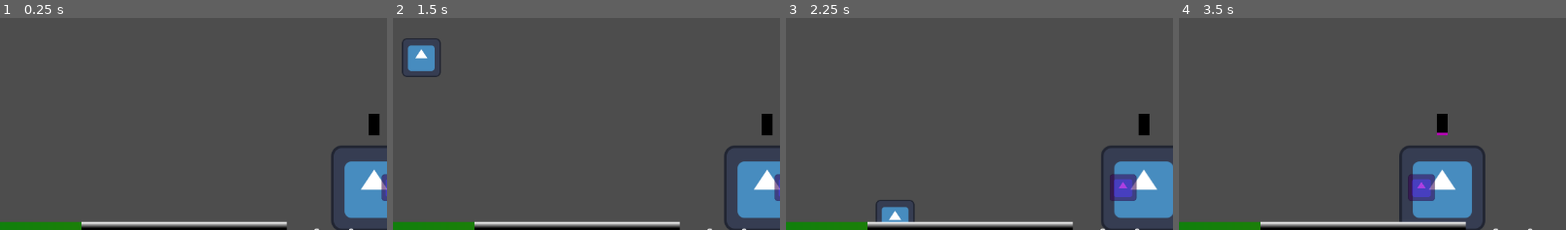
Above: before the commit, frames 1-4 (left to right).
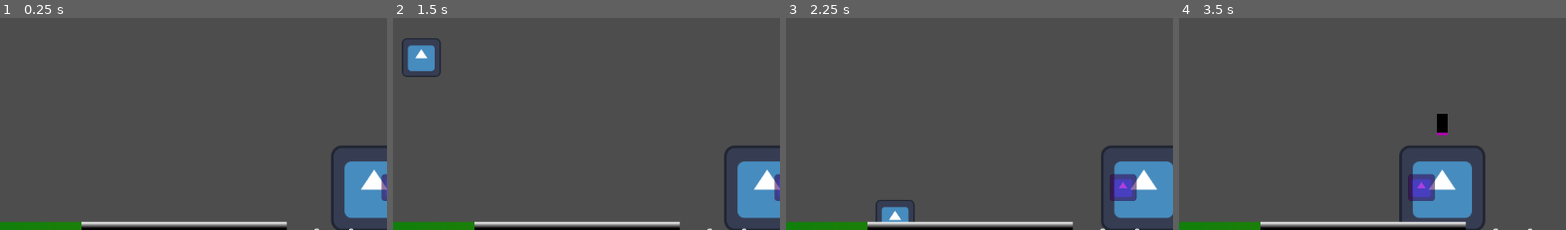
Above: after the commit, the same moments.

Repository: Jose-YP/Melon2023
Game: Godot game, scene res://Scenes/Main.tscn
Same seed, same stepped clock (60 frames per second), same inputs: the game is played once before the commit and once after it. The engine's default icon, where the game draws it, is replaced by a stand-in: a white triangle on a blue panel in a dark square.
Inputs (mouse positions are % of the whole screen's width and height, from its top left):
- Up to frame 1 (0.25 s): no input
- Up to frame 2 (1.5 s): tap Enter at 0.5 s; move the mouse to (72, 44) at 0.52 s; press the mouse at (72, 44) at 0.53 s; hold D (Right) 0.53-1.28 s; move the mouse to (30, 54) at 1.27 s; release the mouse at (30, 54) at 1.28 s; hold S (Down) from 1.28 s (still down); click (30, 54) at 1.35 s
- Up to frame 3 (2.25 s): move the mouse to (60, 26) at 2.02 s; release S (Down) at 2.03 s; press the mouse at (60, 26) at 2.03 s; hold D (Right) from 2.03 s (still down)
- Up to frame 4 (3.5 s): move the mouse to (45, 69) at 2.77 s; release D (Right) at 2.78 s; release the mouse at (45, 69) at 2.78 s; hold W (Up) from 2.78 s (still down); click (45, 69) at 2.85 s
The pictures show only the part of the screen within x 37-87%, y 40-90%; the shares and areas given below are measured in that part.

The runs differ from the first frame. In frame 1, 0.3% of the frame differs, in the area x 95-98%, y 45-56%; in frame 2, 0.3%; in frame 3, 0.3%, in the area x 90-94%, y 45-56%; in frame 4, nothing differs.

Commit message:
lovers respond to arrows, and score is showing up after they despawn

Diff:
--- a/Code/Main.gd
+++ b/Code/Main.gd
@@ -16,6 +16,7 @@
 var loverArray: Array = []
 var currentCharacters: int = 2
 var currentLovers: int = 1
+var startedSpawning: bool = false
 
 #----------------------------------------------
 #INITALIZATION
@@ -27,6 +28,7 @@
 		else:
 			nonLoverArray.append(character)
 		characterArray.append(character)
+		character.connect("left",on_despawn)
 
 	for lover in get_tree().get_nodes_in_group("Lover"): #Will only have lovers
 		lover.connect("convinced",_on_lover_convinced)
@@ -53,32 +55,34 @@
 func spawnLover():
 	pass
 
-func loverConfidence(body):
-	var distance = body.crush.global_position.x - body.global_position.x
+func loverConfidence(body,crush):
+	var distance = crush.global_position.x - body.global_position.x
+
 	if not body.moving and abs(distance) > 150:
 		body.assignedMove = body.move.LOVER
-		body.crush.assignedMove = body.move.LOVER
-		if body.crush.moving:
-			body.crush.currentTween.kill()
-			body.crush.moving = false
+		crush.assignedMove = body.move.LOVER
+		if crush.moving:
+			crush.currentTween.kill()
+			crush.moving = false
 
-
-		print(distance)
-		if distance * body.facing <= 0:
+		if distance * body.facing <= 0: #If they're facing away from distance
 			print("Facing different directions", distance, body.scale.x)
 			body.scale.x *= -1
 			body.movement(distance)
-		else:
+		else:#If they're facing towards from distance
 			print("Facing same directions", distance, body.scale.x)
 			body.movement(-1 * distance)
 
 		body.inLove = true
-		body.crush.inLove = true
+		crush.inLove = true
 
 	elif abs(distance) <= 150:
 		if body.moving:
 			body.currentTween.kill()
 			body.moving = false
+
+		body.assignedMove = body.move.LEAVE
+		crush.assignedMove = body.move.LEAVE
 
 
 func riseLimits(character,lover = false):
@@ -117,7 +121,7 @@
 
 func spottedCalc():
 	var playerMod = player.getPlayerModifiers()
-	var timerMod = (UI.totalTime - 5)/100
+	var timerMod = (UI.totalTime - 10)/100
 	return playerMod + timerMod
 
 #----------------------------------------------
@@ -131,7 +135,6 @@
 	#Add back it's position, and rotation
 	arrow.global_position = player.bow.global_position
 	arrow.look_at(aim)
-	arrow.connect("struckLover",on_lover_hit)
 
 	#Get arrow velocity and shoot
 	var arrowRotation = arrow.rotation
@@ -148,13 +151,9 @@
 		player.position = target.whisperArea.global_position
 		target.gettingWhispered = true
 
-func _on_lover_convinced():
+func _on_lover_convinced(body,crush):
 	player.whispering = false
-	loverConfidence(player.meleeFocus)
-
-func on_lover_hit(body):
-	print("Hit ", body)
-	loverConfidence(body)
+	loverConfidence(body,crush)
 
 func _on_hover_area_area_entered(_area):
 	player.currentLocation = player.location.HOVER
@@ -162,5 +161,14 @@
 func _on_high_area_area_entered(_area):
 	player.currentLocation= player.location.HIGH
 
+func _on_canvas_layer_start_spawning():
+	startedSpawning = true
+
+func on_despawn(status):
+	if status:
+		riseScore.emit()
+	else:
+		pass
+
 func on_spawnTimer_timeout():
 	pass
--- a/Code/UI.gd
+++ b/Code/UI.gd
@@ -5,17 +5,23 @@
 @onready var scoreText: RichTextLabel = $ScoreText
 @onready var suspectBar: TextureProgressBar = $SuspicionBar
 
+signal startSpawning
+
 var totalTime: int = 0
 var totalScore: int = 0
 
-# Called when the node enters the scene tree for the first time.
+#----------------------------------------------
+#INITALIZATION
+#----------------------------------------------
 func _ready():
 	time.set_paused(false)
 
-# Called every frame. 'delta' is the elapsed time since the previous frame.
 func _process(_delta):
 	pass
 
+#----------------------------------------------
+#UPDATE FUNCTIONS
+#----------------------------------------------
 func tweenSuspectBar():
 	pass
 
@@ -24,13 +30,21 @@
 	scoreText.clear()
 	scoreText.append_text(str("Score: ", totalScore))
 
+#----------------------------------------------
+#SIGNALS
+#----------------------------------------------
 func _on_timer_timeout():
 	totalTime += 1
 	var timeText = str("[color=green]",totalTime,"[/color]")
 	timerText.clear()
 
-	if totalTime > 5:
+	if totalTime == 30:
+		startSpawning.emit()
+
+	if totalTime > 30:
 		timeText = str("[color=red]",totalTime,"[/color]")
+	elif totalTime > 10:
+		timeText = str("[color=yellow]",totalTime,"[/color]")
 
 	timerText.append_text(str("Time: ", timeText))
 
--- a/Code/arrow.gd
+++ b/Code/arrow.gd
@@ -34,8 +34,8 @@
 
 func _on_stick_area_area_entered(area):
 	stick()
-	var struck = area.get_parent().get_parent()
-	print("STRUCK: ", struck)
-	if struck.has_node("WhisperNodes"):
+	var struck = area.get_parent()
+
+	if (struck.assignedType == struck.type.LOVER) and not struck.hit:
 		struckLover.emit(struck)
-		print("osodv")
+		struck.persuingCrush = true
--- a/Code/character.gd
+++ b/Code/character.gd
@@ -5,6 +5,8 @@
 @onready var idleTimers: Array[Timer] = [$IdleTimers/ShortIdle,$IdleTimers/MidIdle,$IdleTimers/LongIdle]
 
 @export var tweenSpeed: int = 20
+
+signal left(status)
 
 var assignedType
 var assignedMove
@@ -14,6 +16,7 @@
 var moving: bool = false
 var crushedOn: bool = false
 var inLove: bool = false
+var hit: bool = false
 
 enum type {NONE,
 	LOVER,
@@ -70,12 +73,15 @@
 
 		move.LEAVE:
 			await movement(1000)
-			despawn()
+			if position.x > 1000 or position.x < -400:
+				despawn()
 
 		move.SPAWN:
 			await movement(randi_range(300,600))
 			moving = false
-			assignedMove = move.WANDER
+			if position.x > -300 and position.x < 900:
+				currentTween.kill()
+				assignedMove = move.WANDER
 
 		move.LOVER:
 			pass
@@ -130,6 +136,7 @@
 #HELPER FUNTIONS
 #----------------------------------------------
 func despawn():#Will have other stuff to determine what should be done before they despawn
+	left.emit(inLove)
 	queue_free()
 
 #----------------------------------------------
--- a/Code/lover.gd
+++ b/Code/lover.gd
@@ -7,7 +7,7 @@
 @onready var whisperRateTime: Timer = $WhisperNodes/WhisperRate
 @onready var whisperCooldown: Timer = $WhisperNodes/WhisperCooldown
 
-signal convinced()
+signal convinced(body,crush)
 
 var crush: StaticBody2D
 var canWhisper: bool = true
@@ -36,7 +36,7 @@
 			whisperRateTime.start()
 
 	if whisperGauge.value == whisperMax:
-		convinced.emit()
+		persuingCrush = true
 		whisperGauge.hide()
 		canWhisper = false
 		gettingWhispered = false
@@ -45,6 +45,9 @@
 	if not gettingWhispered and canWhisper:
 		if whisperCooldown.is_stopped():
 			whisperCooldown.start()
+
+	if persuingCrush and assignedMove != move.LEAVE:
+		convinced.emit(self,crush)
 
 #----------------------------------------------
 #SIGNALS
--- a/Scenes/Main.tscn
+++ b/Scenes/Main.tscn
@@ -106,6 +106,7 @@
 
 [connection signal="changeSuspect" from="." to="UI/CanvasLayer" method="_on_main_game_change_suspect"]
 [connection signal="riseScore" from="." to="UI/CanvasLayer" method="_on_main_game_rise_score"]
+[connection signal="startSpawning" from="UI/CanvasLayer" to="." method="_on_canvas_layer_start_spawning"]
 [connection signal="shootArrow" from="Player" to="." method="_on_player_shoot_arrow"]
 [connection signal="whisper" from="Player" to="." method="_on_player_whisper"]
 [connection signal="area_entered" from="Locations/HoverArea" to="." method="_on_hover_area_area_entered"]
--- a/Scenes/lover.tscn
+++ b/Scenes/lover.tscn
@@ -62,6 +62,7 @@
 [node name="WhisperNodes" type="Node2D" parent="." index="5"]
 
 [node name="WhisperGauge" type="TextureProgressBar" parent="WhisperNodes" index="0"]
+visible = false
 offset_left = -9.0
 offset_top = -110.0
 offset_right = 7.0
